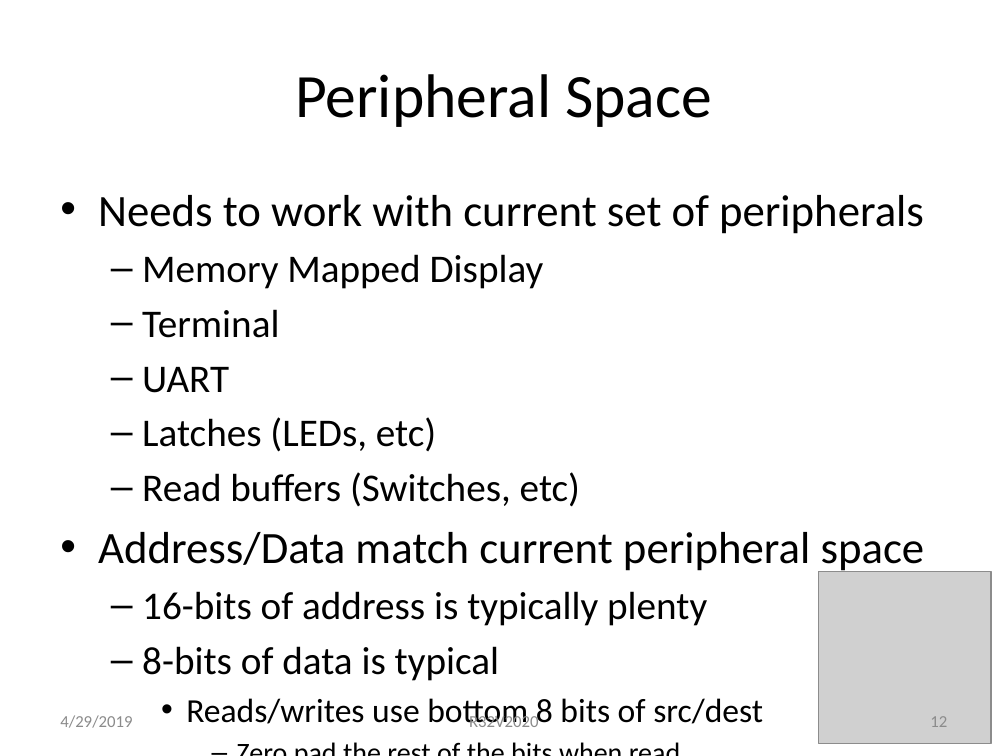
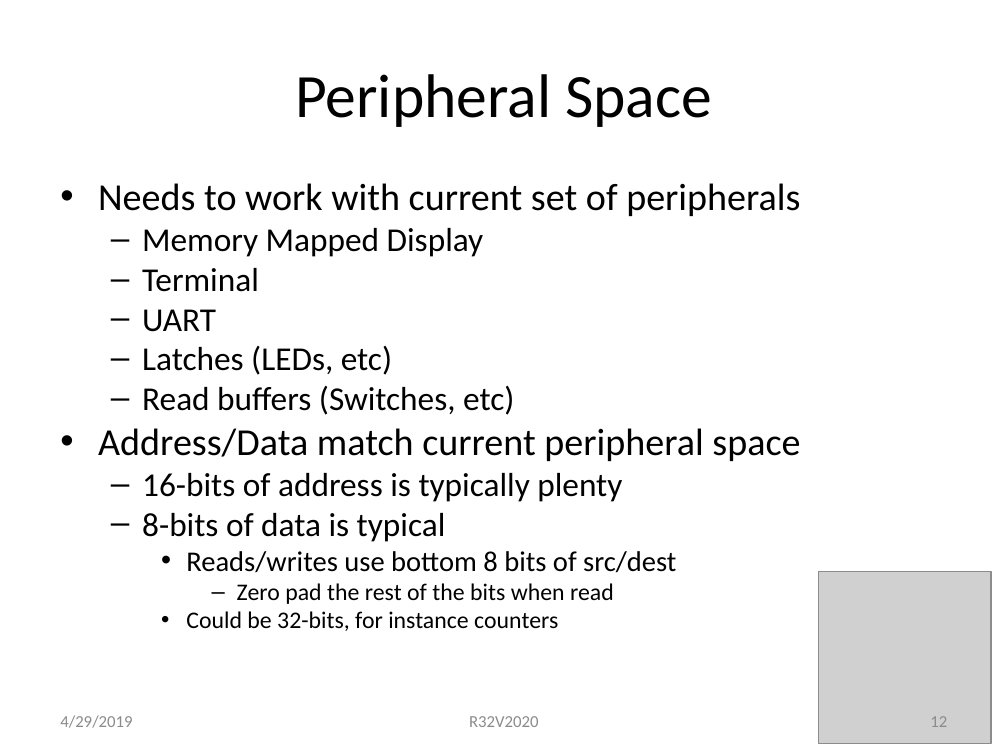
Before and after one commit to douggilliland/R32V2020, a slide deck: slide 12 of Architecture/Architecture Specs/R32V2020-RISC in EP4CE6.pptx. Drawn at 1008x756 pixels with LibreOffice and Linux fonts; fonts in the diff are those of the drawing; grey boxes stand for pictures. Boxes give left, top, right and bottom in pixels: in the first picture for what was removed or moved away, otherwise in the second. Text is boxed around its words. In the diff, an @@ line names an element or a change of style, - is before the commit and + after.

```diff
--- a/Architecture/Architecture Specs/R32V2020-RISC in EP4CE6.pptx
+++ b/Architecture/Architecture Specs/R32V2020-RISC in EP4CE6.pptx
@@ text "Needs to work with current ..." at (98, 183, 800, 631): size 32 to 27.2 pt in "Needs to work with current set of ...", "Address/Data match current peripheral space"; size 28 to 23.8 pt in "Memory Mapped Display", "Terminal", "UART", "Latches (LEDs, etc)" and 3 more places; size 24 to 20.4 pt in "Reads/writes use bottom 8 bits of src/dest"; size 20 to 17 pt in "Zero pad the rest of the bits ...", "Could be 32-bits, for instance counters"; line spacing 1 to 0.8 @@
```
Also in this commit, not shown: 7 other slides changed.
